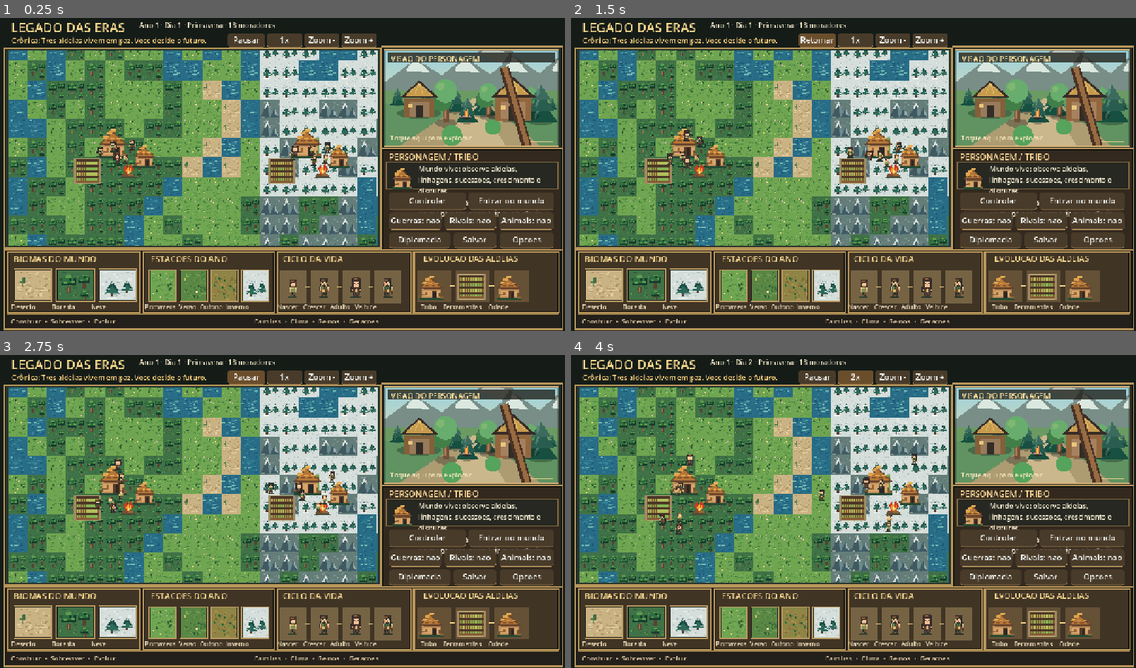
Above: before the commit, frames 1-4 (two rows, left to right).
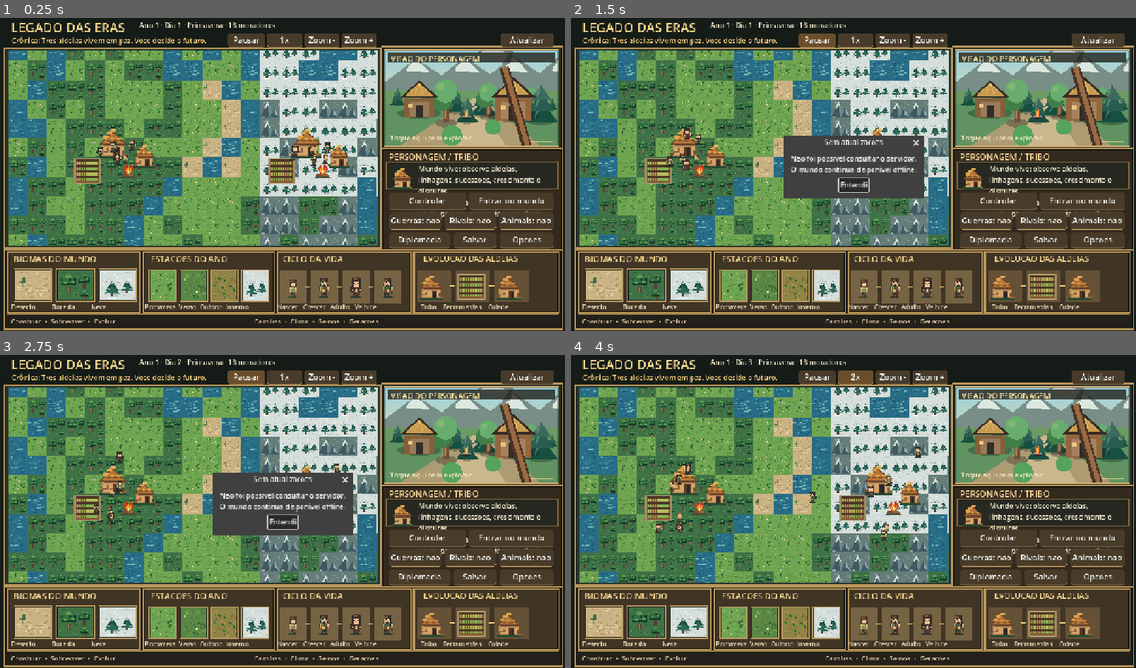
Above: after the commit, the same moments.

Repository: contateste123455667788994321-max/legados-das-eras
Game: Godot game, scene res://scenes/Main.tscn
The game is run twice, just before and just after one commit, with the same random seed, the same clock (stepped at 60 frames per second) and the same inputs.
Inputs (mouse positions are in pixels of both pictures, inside the frame that each line leads up to):
- Up to frame 1 (0.25 s): no input
- Up to frame 2 (1.5 s): click (1096, 39) at 0.5 s, where only the run after the commit has a clickable "Atualizar"; click "Pausar" at 1.25 s
- Up to frame 3 (2.75 s): click "Retomar" (after the commit: "Pausar") at 2 s
- Up to frame 4 (4 s): click (853, 520) at 2.75 s, where only the run after the commit has a clickable "Entendi"; click "1x" at 3.5 s

The runs differ from the first frame. In frame 1, 0.4% of the frame differs, in the area x 77-98%, y 4-54%; in frame 2, 5.5%; in frame 3, 5.6%, in the area x 16-98%, y 1-58%; in frame 4, 1.0%.

Commit message:
ui: add always-visible Atualizar button directly in game's top bar

Diff:
--- a/scripts/main.gd
+++ b/scripts/main.gd
@@ -134,6 +134,7 @@
 	speed_button = _button("1x", Vector2(604, 43), Vector2(80, 34), Callable(self, "_change_speed"))
 	_button("Zoom -", Vector2(689, 43), Vector2(79, 34), Callable(self, "_zoom_out"))
 	_button("Zoom +", Vector2(773, 43), Vector2(80, 34), Callable(self, "_zoom_in"))
+	_button("Atualizar", Vector2(1134, 43), Vector2(120, 34), Callable(self, "_check_updates"))
 	_label("VISAO DO PERSONAGEM", Vector2(885, 89), Vector2(330, 28), 17, Color("#f8df9c"))
 	_label("Toque aqui para explorar", Vector2(883, 270), Vector2(341, 27), 15, Color("#f3e2bb"))
 	_label("PERSONAGEM / TRIBO", Vector2(880, 310), Vector2(370, 27), 19, Color("#f3d293"))
